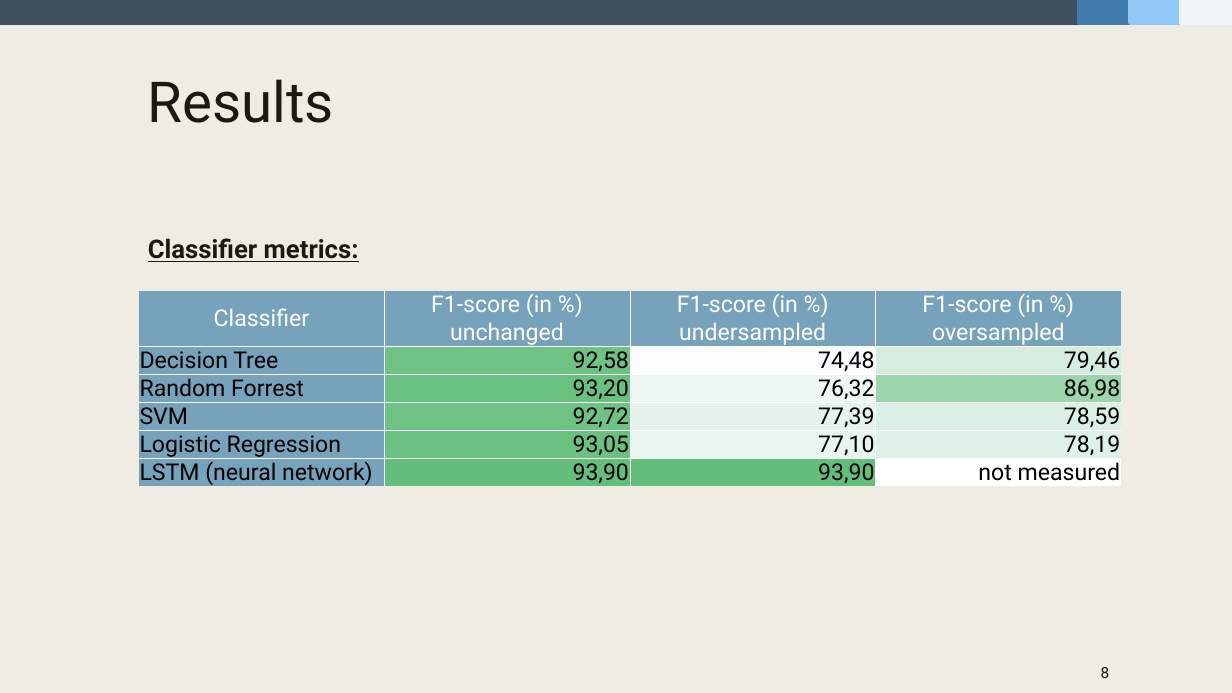
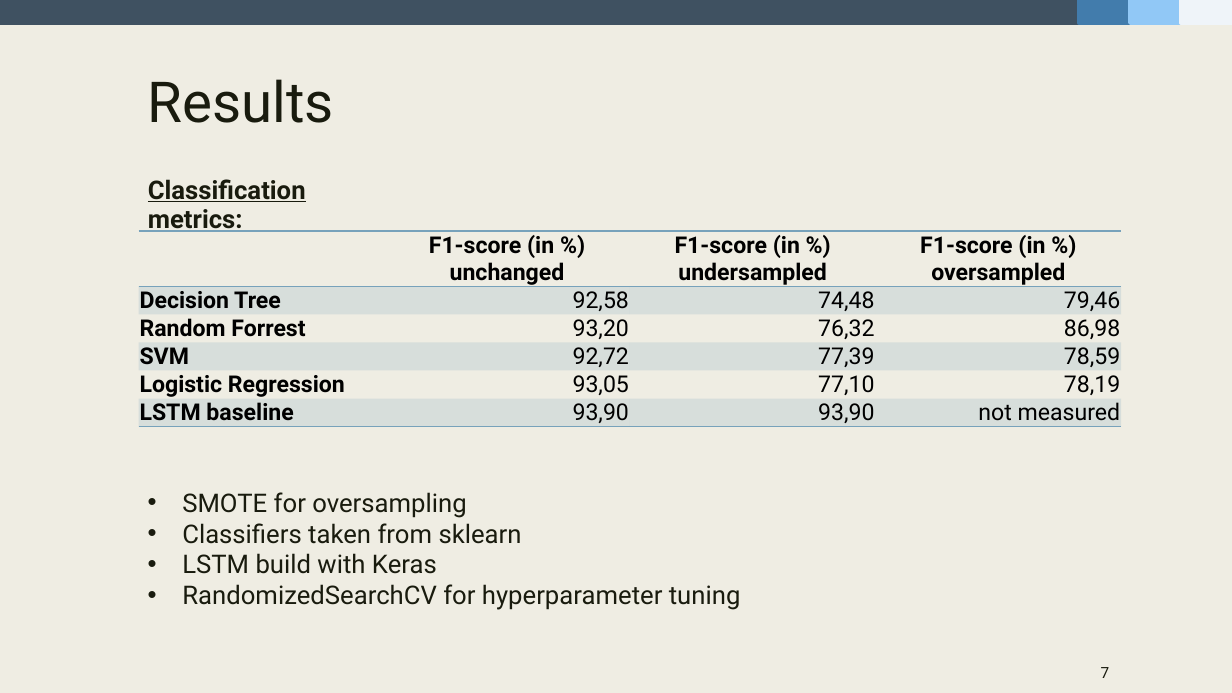
Before and after one commit to fidsusj/HateSpeechDetection, a slide deck: slide 7 of docs/presentation/presentation-slides.pptx (slide 8 before the commit). Drawn at 1232x693 pixels with LibreOffice and Linux fonts; fonts in the diff are those of the drawing. Boxes give left, top, right and bottom in pixels: in the first picture for what was removed or moved away, otherwise in the second. Text is boxed around its words. In the diff, an @@ line names an element or a change of style, - is before the commit and + after.

```diff
--- a/docs/presentation/presentation-slides.pptx
+++ b/docs/presentation/presentation-slides.pptx
@@ text at (148,179,306,232): text changed @@
-Classifier metrics:
+Classification metrics:
@@ table at (139,231,1122,431) @@
-row 1, column 1: Classifier
+row 1, column 1: 
-row 6, column 1: LSTM (neural network)
+row 6, column 1: LSTM baseline
@@ fill #77A2BB to none in 6 cells @@
@@ fill #77A2BB to #77A2BB at 20% opacity in 3 cells @@
@@ fill #6EC384 to #77A2BB at 20% opacity in row 2, column 2 @@
@@ fill #FCFCFF to #77A2BB at 20% opacity in row 2, column 3 @@
@@ fill #D5EDDE to #77A2BB at 20% opacity in row 2, column 4 @@
@@ fill #69C180 to none in row 3, column 2 @@
@@ fill #EEF7F3 to none in row 3, column 3 @@
@@ fill #9AD5AB to none in row 3, column 4 @@
@@ fill #6DC284 to #77A2BB at 20% opacity in row 4, column 2 @@
@@ fill #E6F3EC to #77A2BB at 20% opacity in row 4, column 3 @@
@@ fill #DCEFE4 to #77A2BB at 20% opacity in row 4, column 4 @@
@@ fill #6AC181 to none in row 5, column 2 @@
@@ fill #E8F4EE to none in row 5, column 3 @@
@@ fill #DFF1E6 to none in row 5, column 4 @@
@@ fill #63BE7B to #77A2BB at 20% opacity in 2 cells @@
@@ fill #FFFFFF to #77A2BB at 20% opacity in row 6, column 4 @@
@@ text colour #FFFFFF to #000000 in "F1-score (in %)", "unchanged", "F1-score (in %)", "undersampled" and 2 more places @@
@@ bold on in "F1-score (in %)", "unchanged", "F1-score (in %)", "undersampled" and 6 more places @@
@@ borders changed @@
@@ table: place and size @@
-table at (139,290,1122,490)
+table at (139,231,1122,431)
@@ text added at (182,492,741,610), 20 pt, text #191B0E @@
+• SMOTE for oversampling
+• Classifiers taken from sklearn
+• LSTM build with Keras
+• RandomizedSearchCV for hyperparameter tuning
@@ page number at (1101,667,1110,678): text changed @@
-8
+7
```
Also in this commit, not shown: 4 other slides changed, 3 slides added, 3 slides removed, 3 other files.
